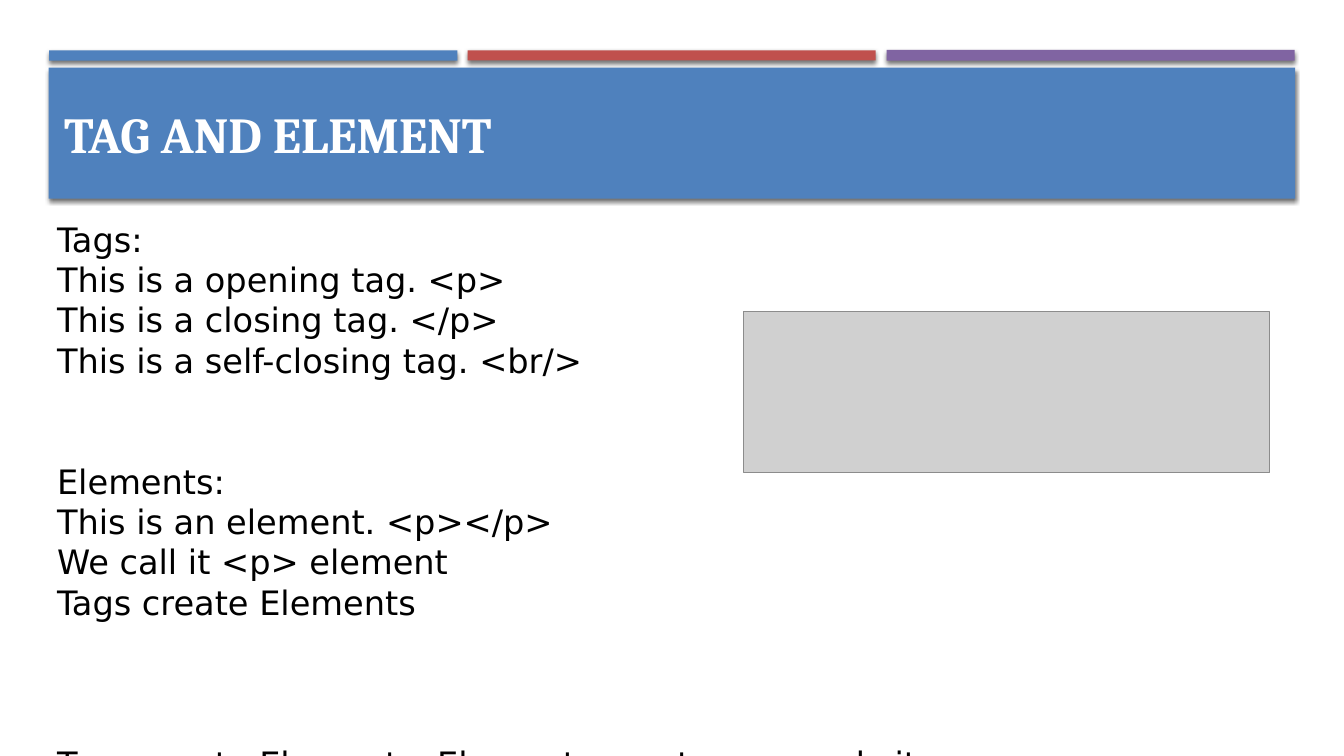
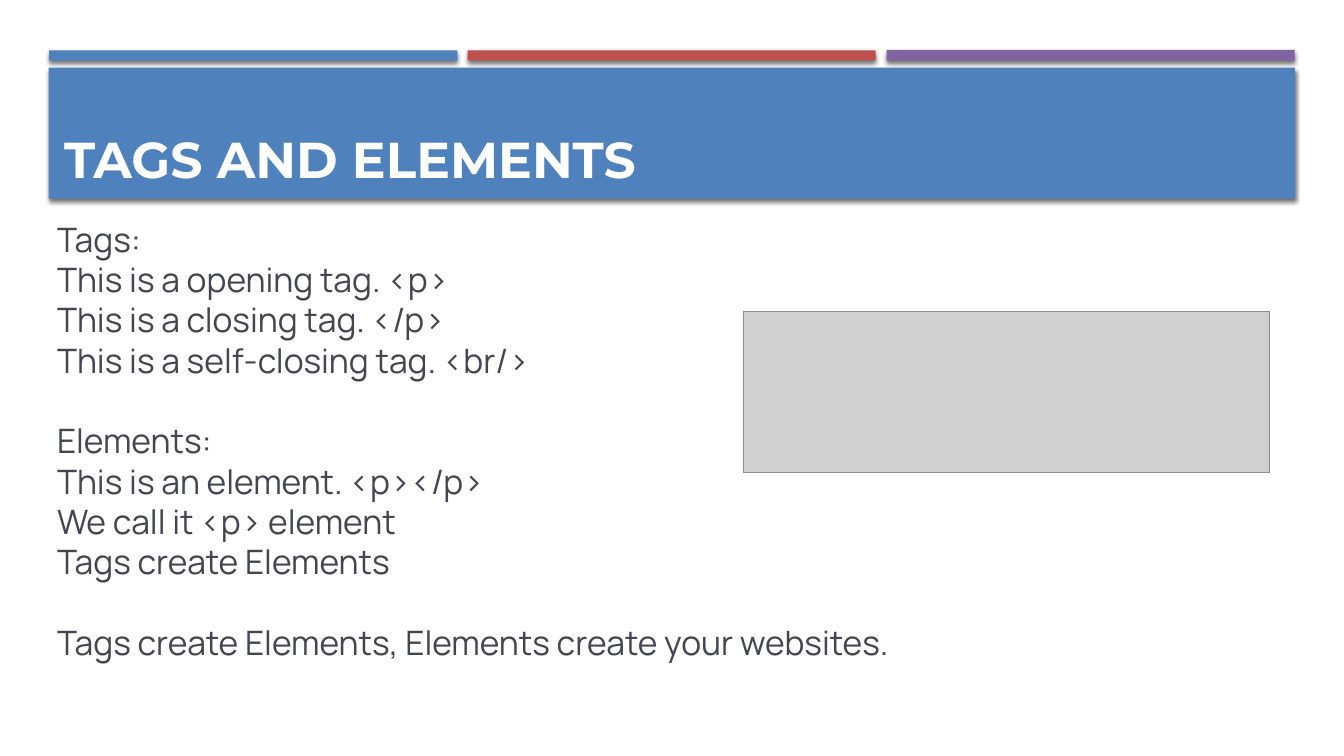
Before and after one commit to sunwaytechclub/2018-WebLaunch, a slide deck: slide 7 of slides.pptx (slide 8 before the commit). Drawn at 1344x756 pixels with LibreOffice and Linux fonts; fonts in the diff are those of the drawing; grey boxes stand for pictures. Boxes give left, top, right and bottom in pixels: in the first picture for what was removed or moved away, otherwise in the second. Text is boxed around its words. In the diff, an @@ line names an element or a change of style, - is before the commit and + after.

```diff
--- a/slides.pptx
+++ b/slides.pptx
@@ text "TAGS AND ELEMENTS" at <box>64,142,636,179</box>: vertical alignment middle to bottom @@
@@ text at <box>64,142,636,179</box>: text changed; font Cambria to Montserrat @@
-TAG AND ELEMENT
+TAGS AND ELEMENTS
@@ text "Tags:" at <box>57,228,889,664</box>: font DejaVu Sans to Manrope, text colour #000000 to #454551; alignment justified to left @@
```
Also in this commit, not shown: 25 other slides changed, 1 slide removed, 1 other file.
